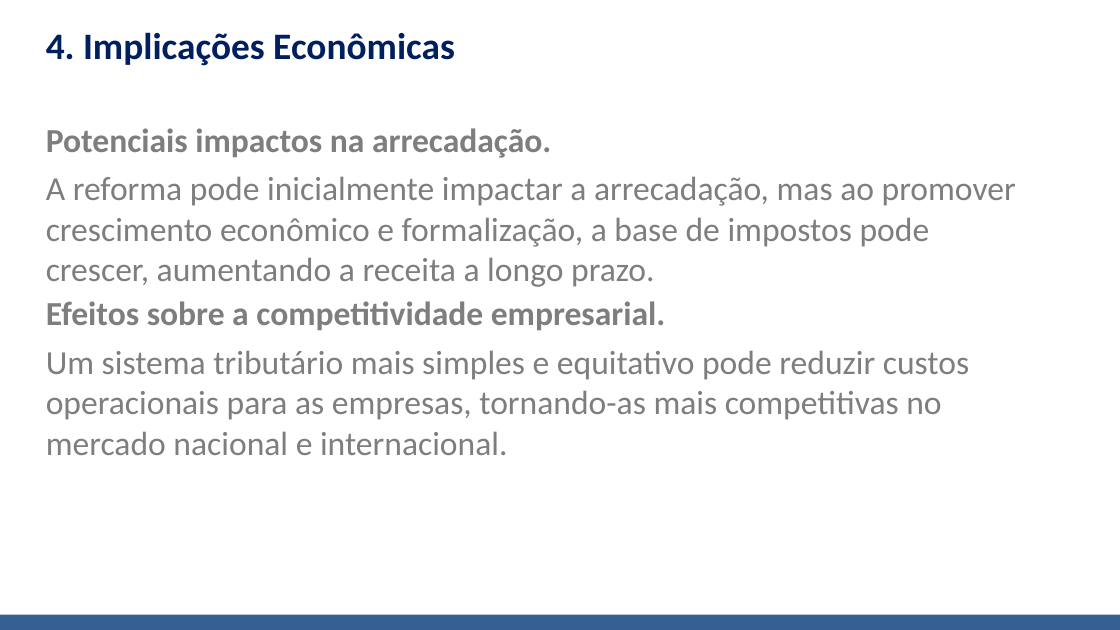
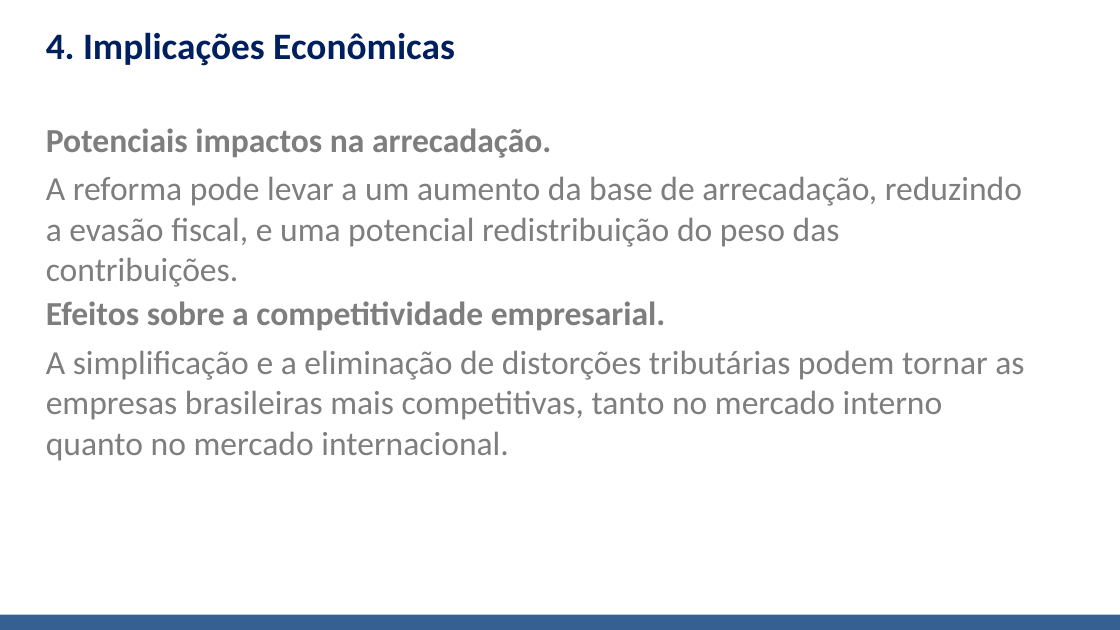
Before and after one commit to Arthur5252/apresentacao_ia, a slide deck: slide 5 of apresentacao.pptx. Drawn at 1120x630 pixels with LibreOffice and Linux fonts; fonts in the diff are those of the drawing; background and template pictures are left out. Boxes give left, top, right and bottom in pixels: in the first picture for what was removed or moved away, otherwise in the second. Text is boxed around its words. In the diff, an @@ line names an element or a change of style, - is before the commit and + after.

```diff
--- a/apresentacao.pptx
+++ b/apresentacao.pptx
@@ text at [46, 176, 1022, 287]: text changed @@
-A reforma pode inicialmente impactar a arrecadação, mas ao promover crescimento econômico e formalização, a base de impostos pode crescer, aumentando a receita a longo prazo.
+A reforma pode levar a um aumento da base de arrecadação, reduzindo a evasão fiscal, e uma potencial redistribuição do peso das contribuições.
@@ text at [46, 350, 1024, 461]: text changed @@
-Um sistema tributário mais simples e equitativo pode reduzir custos operacionais para as empresas, tornando-as mais competitivas no mercado nacional e internacional.
+A simplificação e a eliminação de distorções tributárias podem tornar as empresas brasileiras mais competitivas, tanto no mercado interno quanto no mercado internacional.
```
Also in this commit, not shown: 9 other slides changed, 5 other files.
